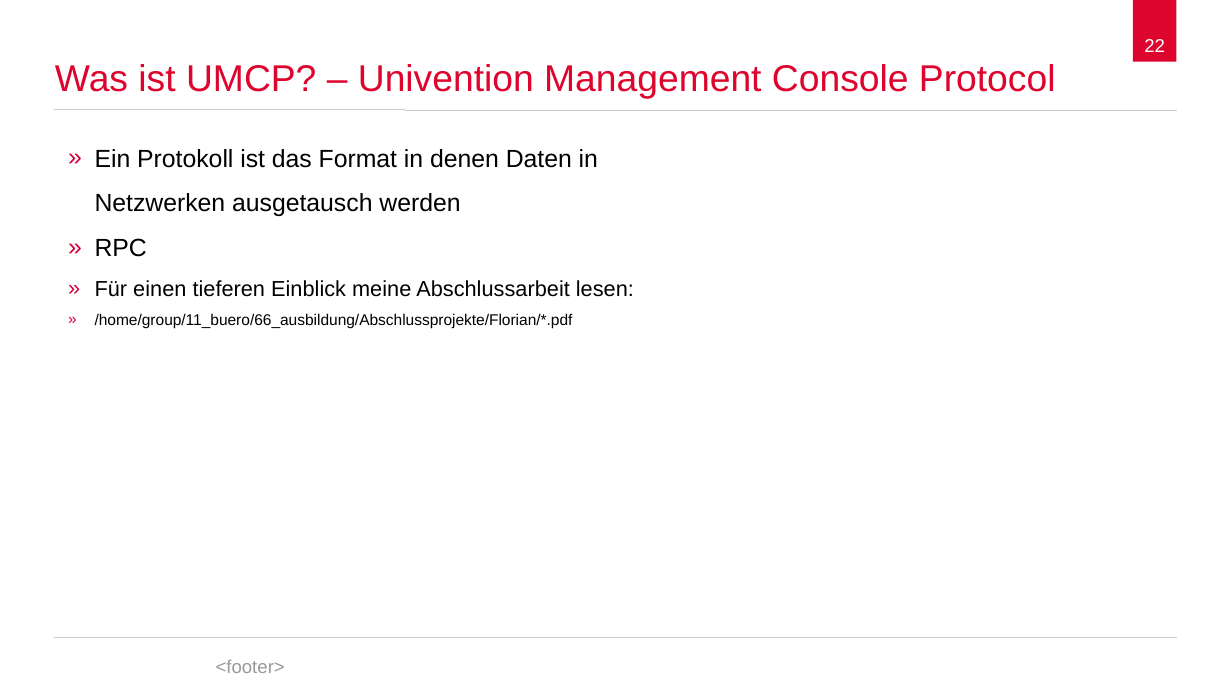
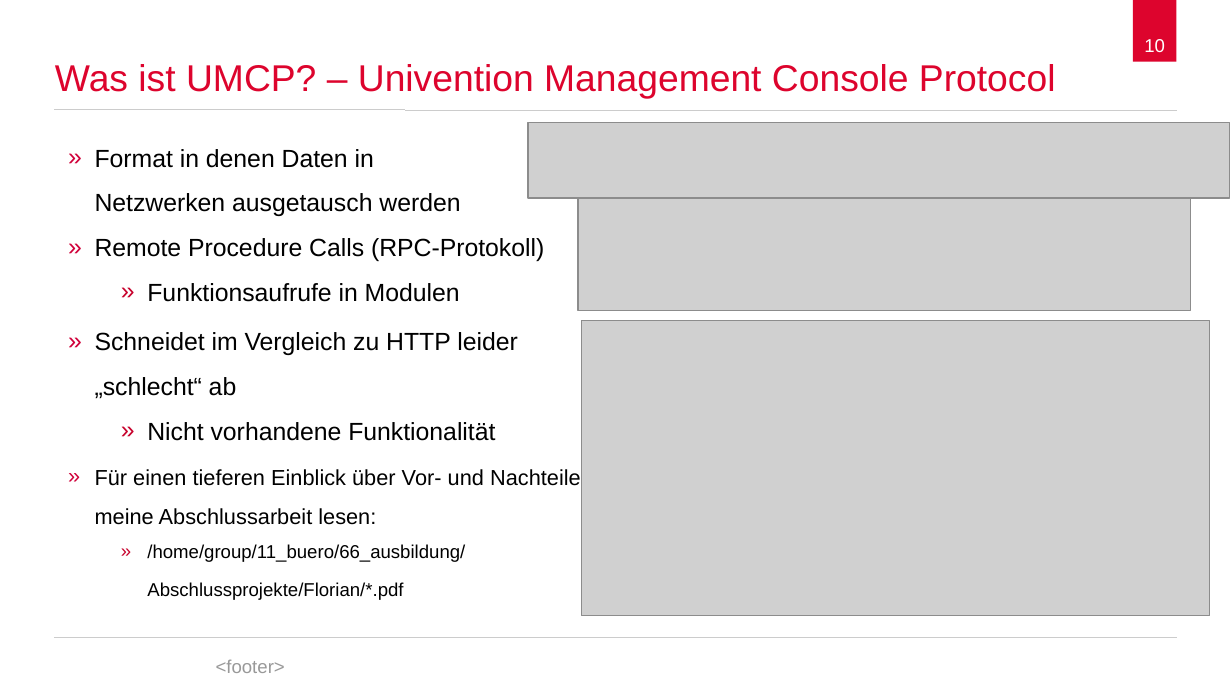
Before and after one commit to spaceone/presentations, a slide deck: slide 10 of univention-management-console/univention-management-console.odp (slide 22 before the commit). Drawn at 1232x693 pixels with LibreOffice and Linux fonts; fonts in the diff are those of the drawing; grey boxes stand for pictures; background and template pictures are left out. Boxes give left, top, right and bottom in pixels: in the first picture for what was removed or moved away, otherwise in the second. Text is boxed around its words. In the diff, an @@ line names an element or a change of style, - is before the commit and + after.

```diff
--- a/univention-management-console/univention-management-console.odp
+++ b/univention-management-console/univention-management-console.odp
@@ page number at <box>1144,39,1165,52</box>: text changed @@
-22
+10
@@ text at <box>95,149,581,600</box>: text changed @@
-» Ein Protokoll ist das Format in denen Daten in Netzwerken ausgetausch werden
-» RPC
-» Für einen tieferen Einblick meine Abschlussarbeit lesen:
-» /home/group/11_buero/66_ausbildung/Abschlussprojekte/Florian/*.pdf
+» Format in denen Daten in
+Netzwerken ausgetausch werden
+» Remote Procedure Calls (RPC-Protokoll)
+    » Funktionsaufrufe in Modulen
+» Schneidet im Vergleich zu HTTP leider „schlecht“ ab
+    » Nicht vorhandene Funktionalität
+» Für einen tieferen Einblick über Vor- und Nachteile meine Abschlussarbeit lesen:
+    » /home/group/11_buero/66_ausbildung/
+    Abschlussprojekte/Florian/*.pdf
@@ picture added at <box>528,122,1230,198</box> @@
@@ picture added at <box>578,198,1191,311</box> @@
@@ picture added at <box>581,321,1210,617</box> @@
```
Also in this commit, not shown: 8 other slides changed.
